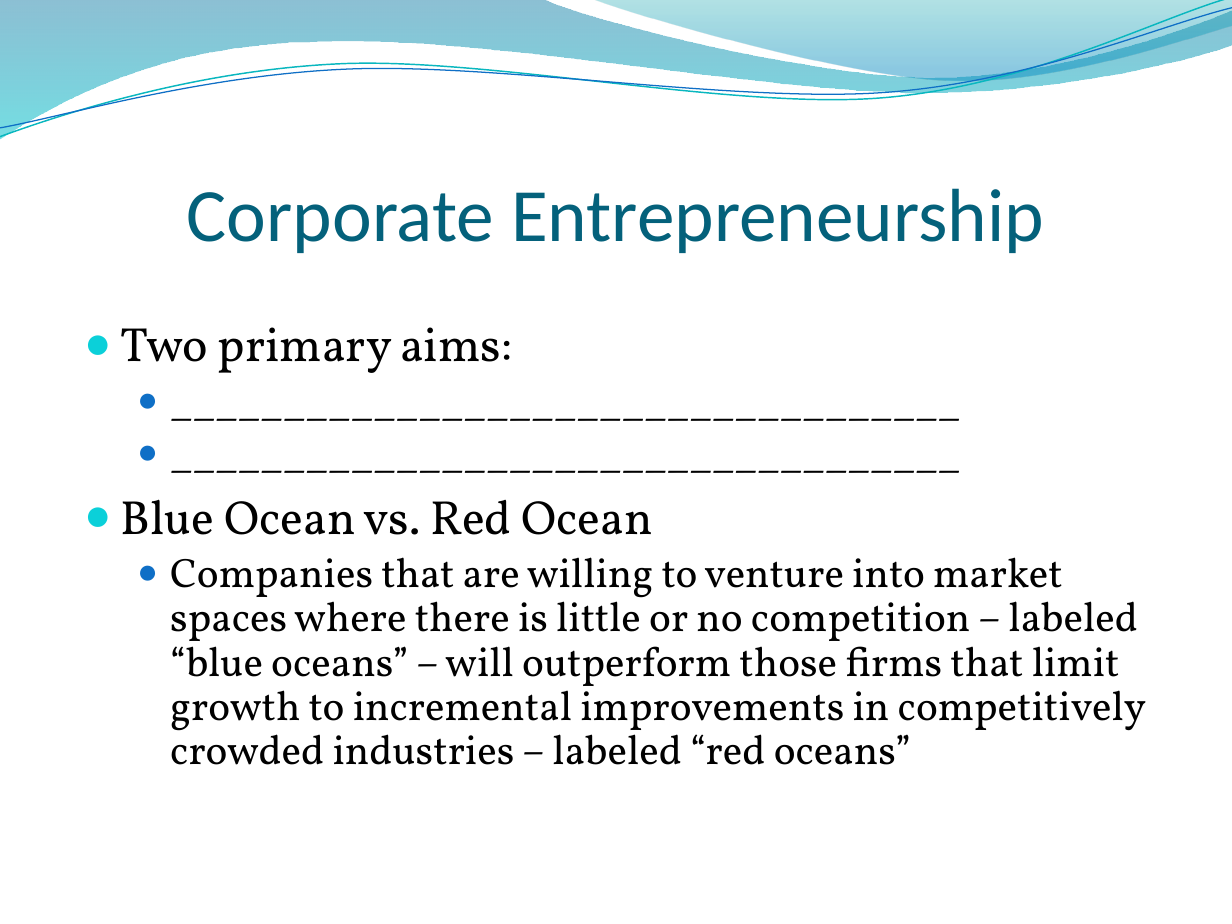
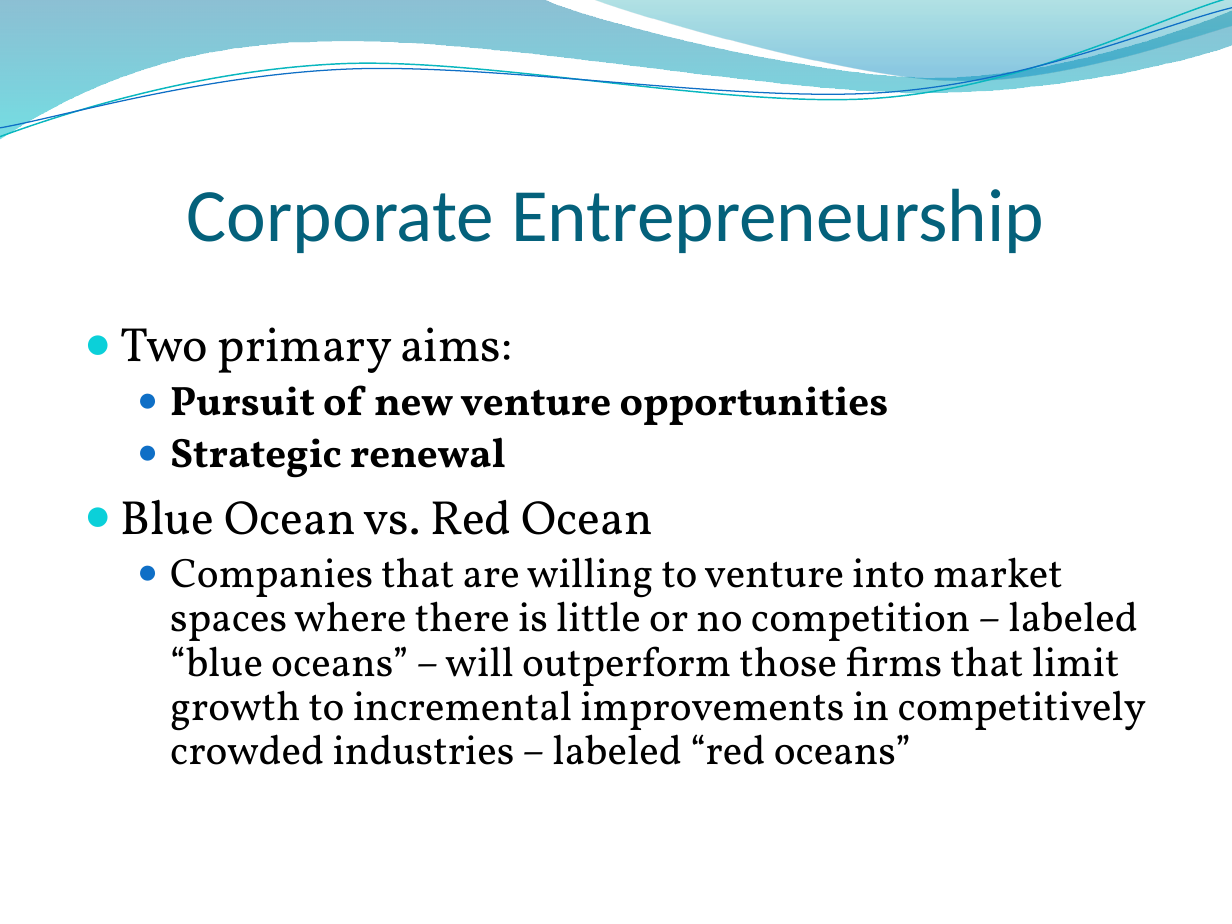
Before and after one commit to urbo425/School-Stuff, a slide deck: slide 60 of fall2015/bus4750/powerpoints/finalExam.pptx. Drawn at 1232x924 pixels with LibreOffice and Linux fonts; fonts in the diff are those of the drawing; background and template pictures are left out. Boxes give left, top, right and bottom in pixels: in the first picture for what was removed or moved away, otherwise in the second. Text is boxed around its words. In the diff, an @@ line names an element or a change of style, - is before the commit and + after.

```diff
--- a/fall2015/bus4750/powerpoints/finalExam.pptx
+++ b/fall2015/bus4750/powerpoints/finalExam.pptx
@@ text at box(170, 385, 889, 478): text changed; bold on @@
-  ● ___________________________________
-  ● ___________________________________
+  ● Pursuit of new venture opportunities
+  ● Strategic renewal
```
Also in this commit, not shown: 9 other slides changed.
